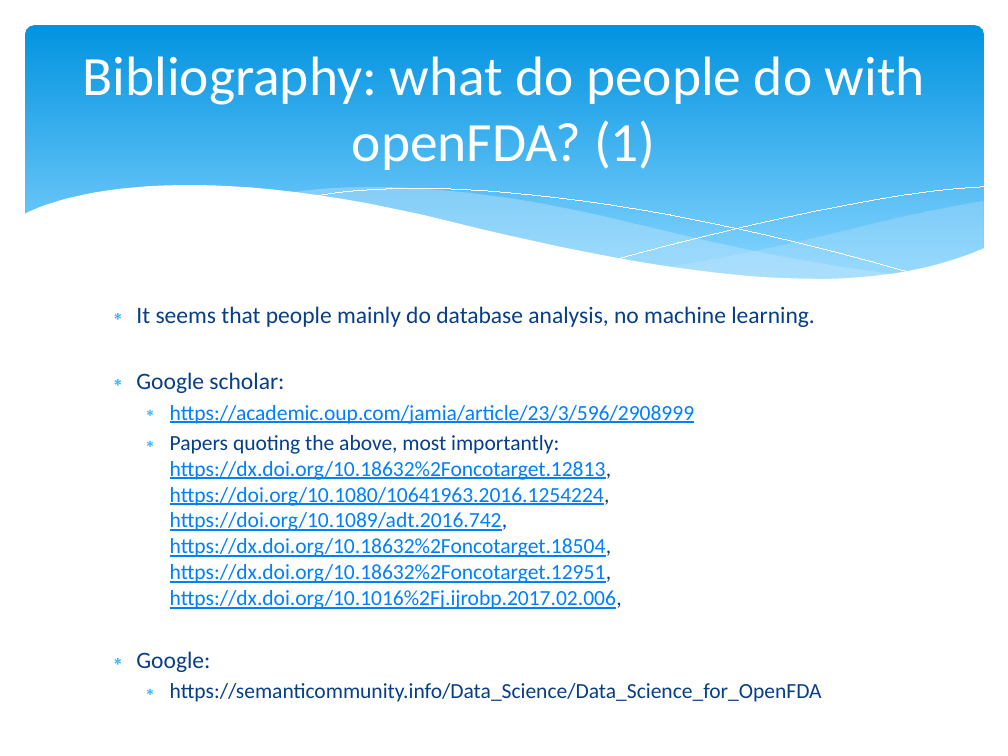
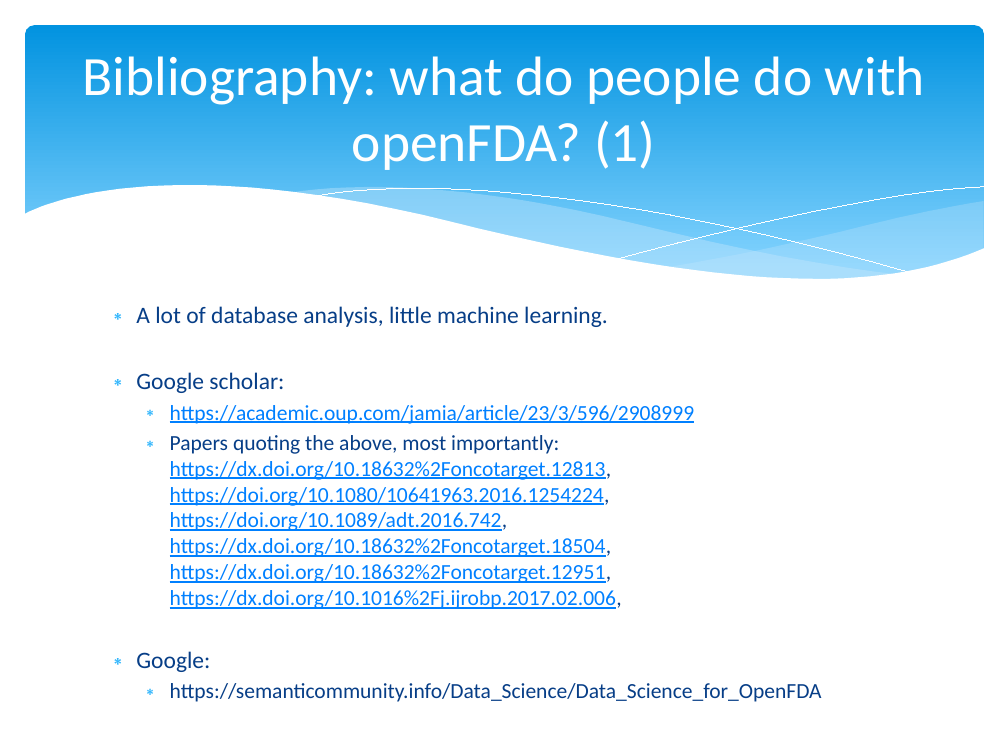
Before and after one commit to agendrin/myProject, a slide deck: slide 34 of 2018_09_10_Presentation.pptx (slide 31 before the commit). Drawn at 1008x756 pixels with LibreOffice and Linux fonts; fonts in the diff are those of the drawing. Boxes give left, top, right and bottom in pixels: in the first picture for what was removed or moved away, otherwise in the second. Text is boxed around its words. In the diff, an @@ line names an element or a change of style, - is before the commit and + after.

```diff
--- a/2018_09_10_Presentation.pptx
+++ b/2018_09_10_Presentation.pptx
@@ text at bbox=[136, 306, 608, 327]: text changed @@
-∗ It seems that people mainly do database analysis, no machine learning.
+∗ A lot of database analysis, little machine learning.
```
Also in this commit, not shown: 7 other slides changed, 16 slides added, 12 slides removed.
